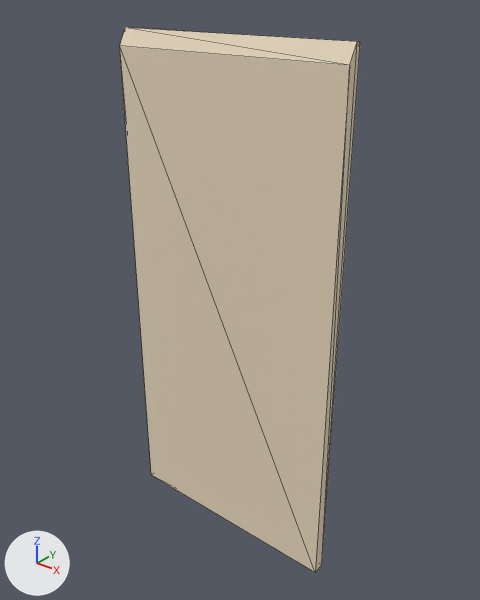
One commit to the glTF model 2025-284-B01-Kjokken-Plan-1/sim/dor_S9_dor_venstre_140.glb: the scene before it, then after it.
Before and after are seen from a 50 mm lens placed at (4478.0, -4780.0, 961.0), pointed at (3937.0, -4103.0, 542.0). The lights are fixed; the arrows at lower left show +X, +Y and +Z. The first picture is the older version. Mesh edges are drawn as thin lines.
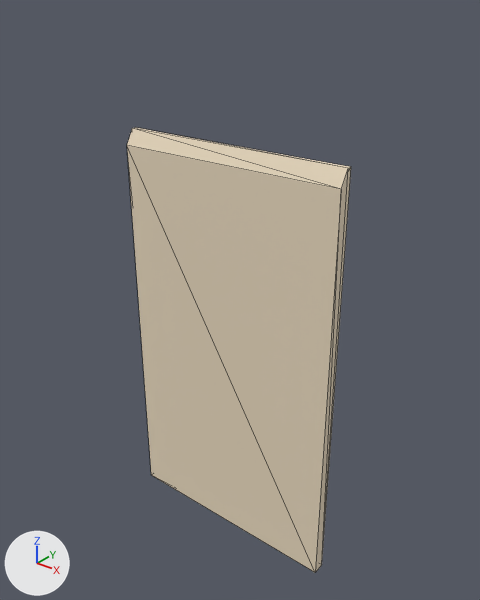
Diff of the bpy script that builds the scene:
```diff
--- a/2025-284-B01-Kjokken-Plan-1/sim/dor_S9_dor_venstre_140.glb.py
+++ b/2025-284-B01-Kjokken-Plan-1/sim/dor_S9_dor_venstre_140.glb.py
@@ me_mesh_0 @@
 # used by ob_mesh_0; location = (0.0, 0.0, 0.0)
 # before: 1 (4107.0, -4132.0, 878.0) at pixel (349, 65), 5 (3752.0, -4132.0, 878.0) at pixel (119, 45), 6 (4107.0, -4120.0, 900.0) at pixel (357, 41), 7 (3752.0, -4120.0, 900.0) at pixel (125, 27), 8 (4107.0, -4113.0, 900.0) at pixel (360, 41)
 # before: 9 (3752.0, -4113.0, 900.0) at pixel (128, 27)
-me_mesh_0.from_pydata(...)  # 10 vertices, 16 faces; spans x 3752.0..4107.0, y -4132.0..-4113.0, z 140.0..900.0
+me_mesh_0.from_pydata(...)  # 10 vertices, 16 faces; spans x 3752.0..4107.0, y -4132.0..-4113.0, z 140.0..766.0
+# me_mesh_0 part 1
+for i in [1, *range(5, 10)]: me_mesh_0.vertices[i].co += Vector((0.0, 0.0, -134.0))
 me_mesh_0.materials.append(mat_mdf19_f_eik)
```

Where the change shows, as pixel boxes (x1, y1, x2, y2) in the pictures (480 x 600 px):
'Mesh_0', reshaped (7% narrower, 18% shorter)
    before: (120, 27, 360, 572)
    after: (127, 127, 351, 572)
